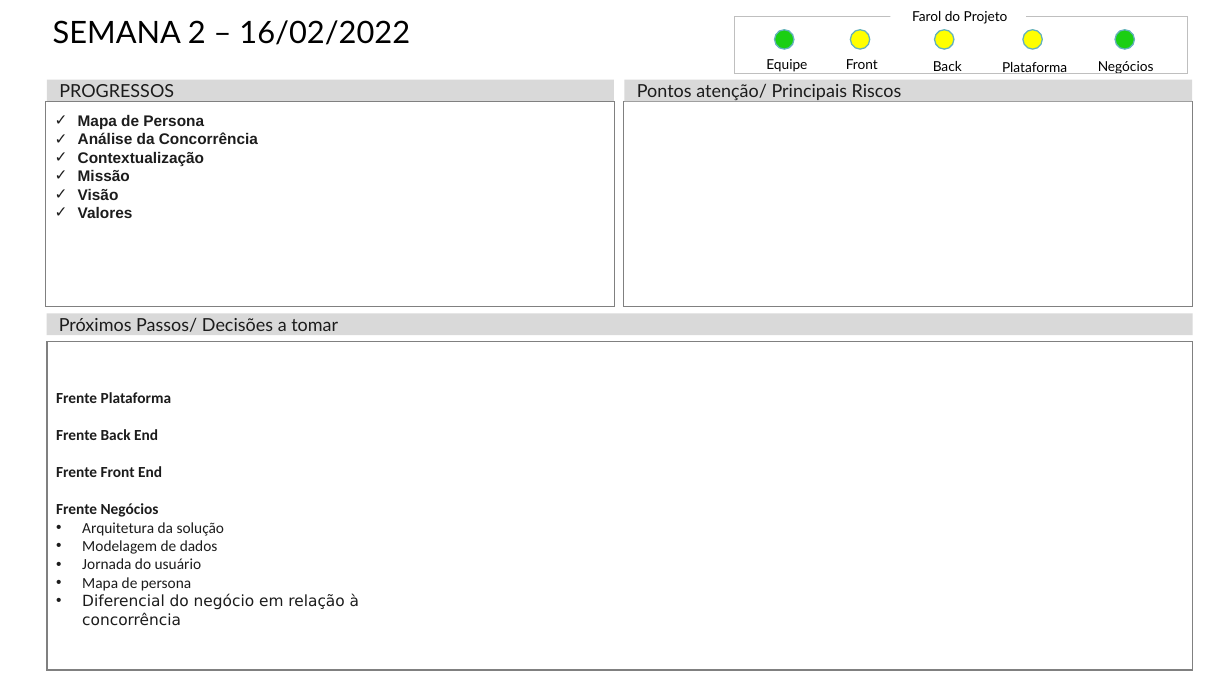
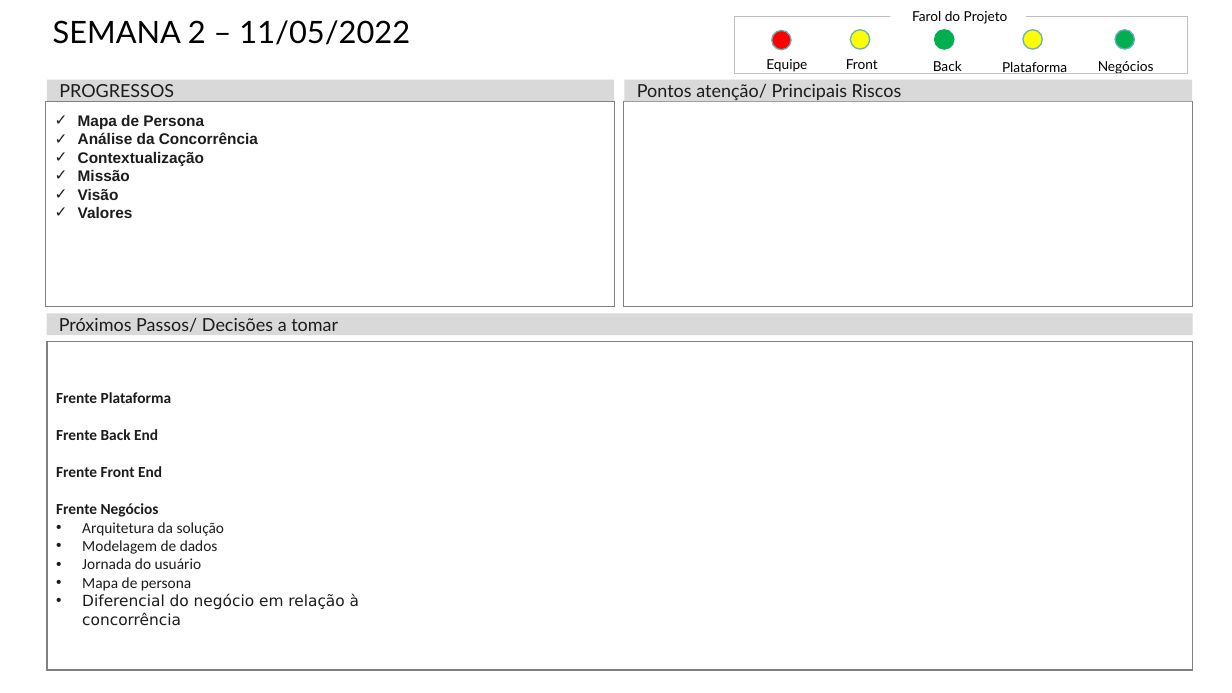
Before and after one commit to UINick/SmartTools-2.0, a slide deck: slide 2 of Documentação/Status Report - Grupo 6 - 4o semestre.pptx (slide 3 before the commit). Drawn at 1232x693 pixels with LibreOffice and Linux fonts; fonts in the diff are those of the drawing. Boxes give left, top, right and bottom in pixels: in the first picture for what was removed or moved away, otherwise in the second. Text is boxed around its words. In the diff, an @@ line names an element or a change of style, - is before the commit and + after.

```diff
--- a/Documentação/Status Report - Grupo 6 - 4o semestre.pptx
+++ b/Documentação/Status Report - Grupo 6 - 4o semestre.pptx
@@ title at <box>53,20,410,45</box>: text changed @@
-SEMANA 2 – 16/02/2022
+SEMANA 2 – 11/05/2022
@@ ellipse at <box>772,30,791,50</box>: fill #1BCF13 to #FF0000 @@
@@ ellipse at <box>934,30,954,49</box>: fill #FFFF00 to #00B050; outline #63B1BC 1 pt to #00B050 1 pt @@
@@ ellipse at <box>1116,30,1135,49</box>: fill #1BCF13 to #00B050 @@
```
Also in this commit, not shown: 1 slide removed, 17 other files.
